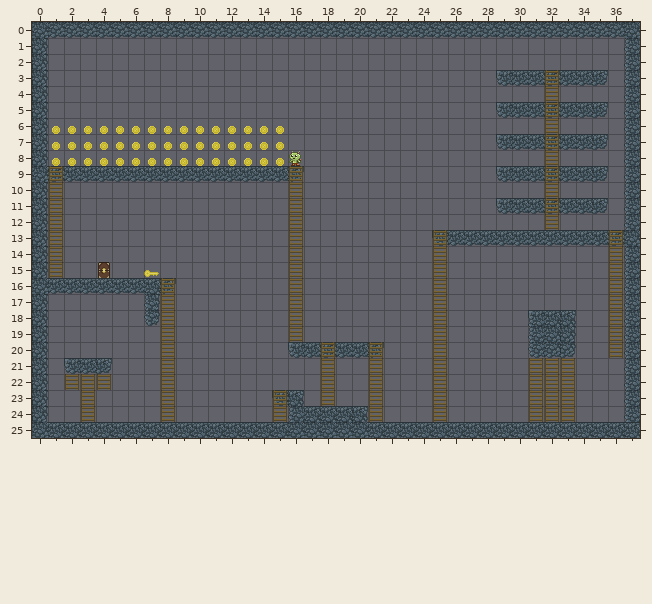
Tiled map, stored at assets/levels/level1.tmx. The picture above was drawn from the file before the commit.
Cells are 16x16 px. Shown: x 0..37, y 0..25.
New version:
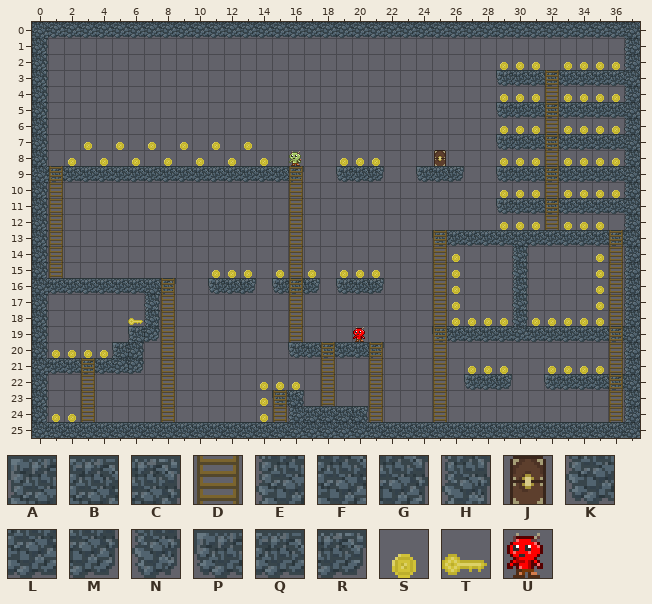
Key: from "Cavern": A 0, B 1, C 2, D 6, E 7, F 8, G 9, H 11, J 13, K 14, L 15, M 16, N 18, P 28, Q 29, R 30; from "Entities": S 1, T 2, U 4.
_ is an empty cell, . an unchanged one.
Change:
--- layer "Terrain"
@@ x 35..37 @@
- 3 R_E
+ 3 QQF
@@ x 35..37 @@
- 5 R_E
+ 5 QQF
@@ x 35..37 @@
- 7 R_E
+ 7 QQF
@@ x 19..37 @@
- 9 ___..___........R_E
+ 9 PQR..PQR........QQF
@@ x 35..37 @@
-11 R_E
+11 QQF
@@ x 0..37 @@
-13 ..............................Q.......
-14 .............................._.......
-15 .............................._.......
-16 ...........___.___.___........_.......
-17 .............................._.......
-18 .......N......................_ABC....
-19 ......__.................______EFG___E
-20 .....__........................KLM....
-21 G_P.R__...............................
-22 ...........................___.._____E
+13 ..............................B.......
+14 ..............................H.......
+15 ..............................H.......
+16 ...........PQR.PQR.PQR........H.......
+17 ..............................H.......
+18 .......H......................H___....
+19 ......AM.................PQQQQLQQQQQQF
+20 .....AG........................___....
+21 FQQ.QLM...............................
+22 ...........................PQR..PQQQQF
@@ x 37..37 @@
-25 B
+25 F
--- layer "Interactive"
@@ x 25..25 @@
- 8 _
+ 8 J
@@ x 4..4 @@
-15 J
+15 _
@@ x 2..36 @@
-21 ._...........................DDD.._
-22 D.D..........................DDD.._
-23 .............................DDD.._
-24 .............................DDD.._
+21 .D...........................___..D
+22 _._..........................___..D
+23 .............................___..D
+24 .............................___..D
--- layer "Entities"
@@ x 29..36 @@
- 2 ___.____
+ 2 SSS.SSSS
@@ x 29..36 @@
- 4 ___.____
+ 4 SSS.SSSS
@@ x 1..36 @@
- 6 SSSSSSSSSSSSSSS.............___.____
- 7 SS.S.S.S.S.S.SS.....................
- 8 S.S.S.S.S.S.S.S...___.......___.____
+ 6 _______________.............SSS.SSSS
+ 7 __._._._._._.__.....................
+ 8 _._._._._._._._...SSS.......SSS.SSSS
@@ x 29..36 @@
-10 ___.____
+10 SSS.SSSS
@@ x 29..35 @@
-12 ___.___
+12 SSS.SSS
@@ x 1..35 @@
-14 ........................._........_
-15 ......T...___._._.___...._........_
-16 ........................._........_
-17 ........................._........_
-18 ....._...................____._____
-19 ..................._...............
-20 ____...............................
-21 ..........................___..____
-22 .............___...................
-23 ............._.....................
-24 __..........._.....................
+14 .........................S........S
+15 ......_...SSS.S.S.SSS....S........S
+16 .........................S........S
+17 .........................S........S
+18 .....T...................SSSS.SSSSS
+19 ...................U...............
+20 SSSS...............................
+21 ..........................SSS..SSSS
+22 .............SSS...................
+23 .............S.....................
+24 SS...........S.....................
